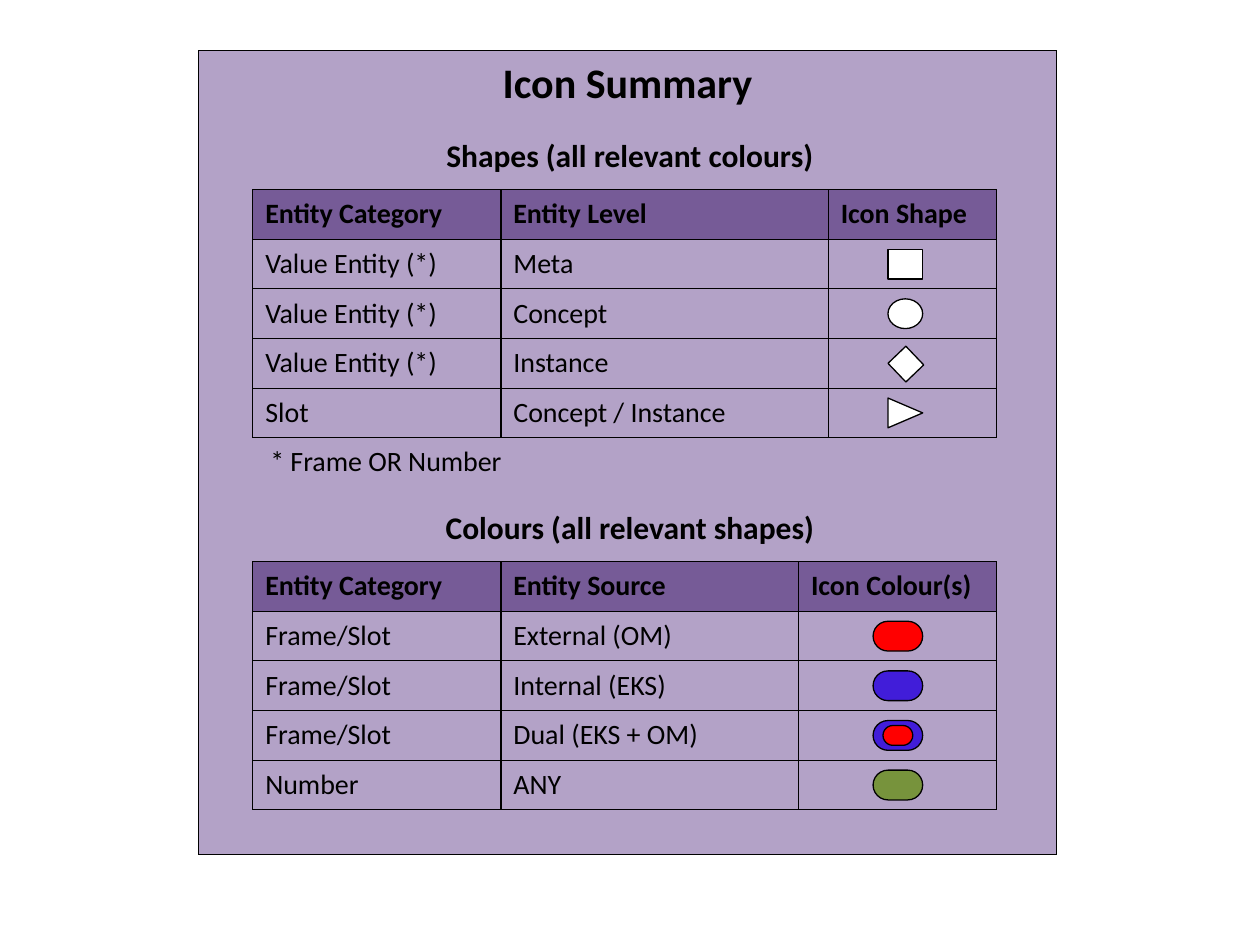
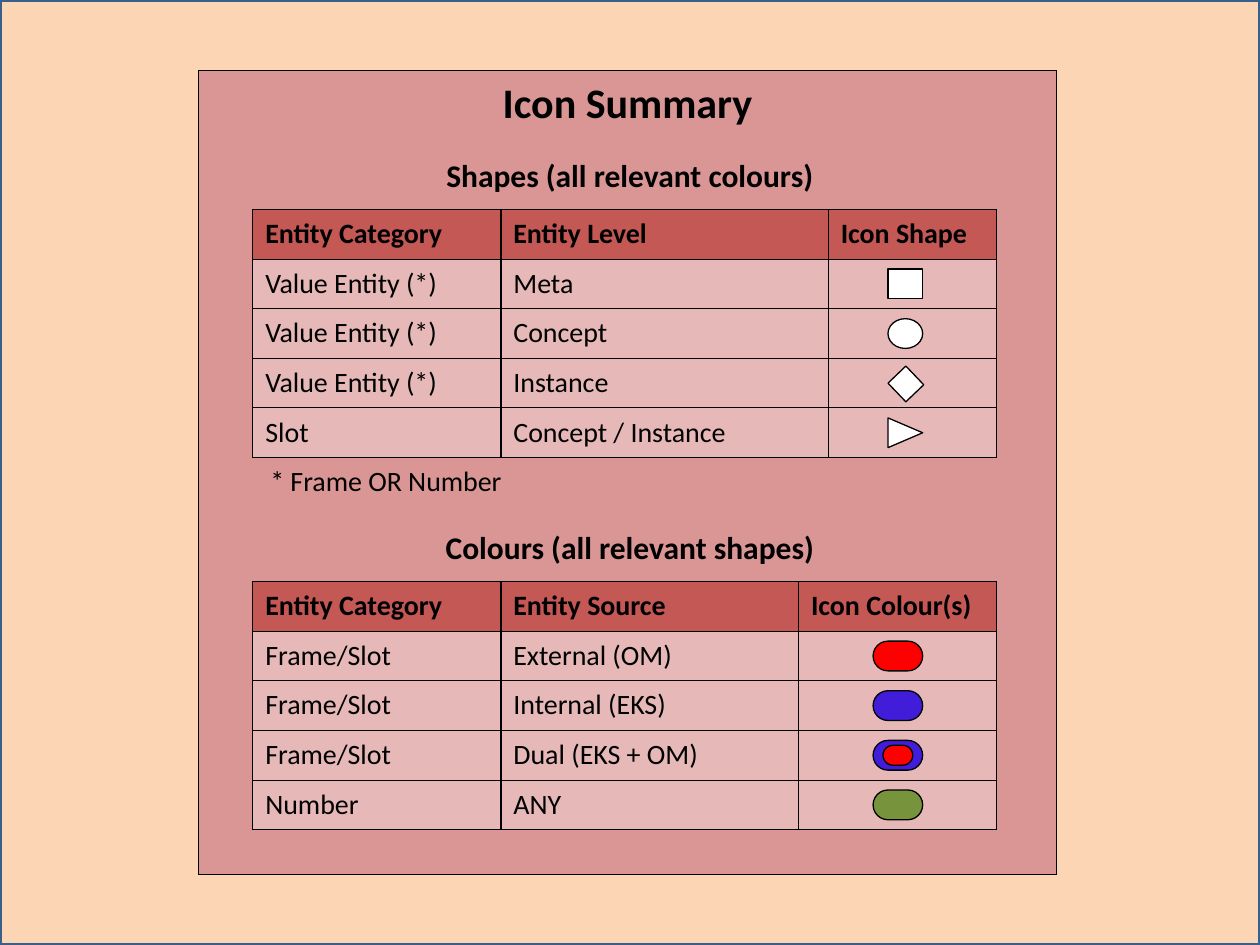
Before and after one commit to colin-puleston/mekon-hobo, a slide deck: slide 9 of docs/MEKON-HOBO Introductory Tutorial.pptx. Drawn at 1260x945 pixels with LibreOffice and Linux fonts; fonts in the diff are those of the drawing. Boxes give left, top, right and bottom in pixels: in the first picture for what was removed or moved away, otherwise in the second. Text is boxed around its words. In the diff, an @@ line names an element or a change of style, - is before the commit and + after.

```diff
--- a/docs/MEKON-HOBO Introductory Tutorial.pptx
+++ b/docs/MEKON-HOBO Introductory Tutorial.pptx
@@ rectangle added at [0,0,1260,945], fill #FCD5B5, outline #3A5F8C 2 pt @@
@@ rectangle "Icon Summary" at [198,71,1056,874]: fill #B3A2C7 to #D99694 @@
@@ fill #765B97 to #C35855 in 6 elements at [501,209,829,261], [253,209,501,261], [828,209,997,261], [799,582,997,631], [253,582,501,631], [501,582,799,631] @@
@@ 33 rectangles, 5 rounded rectangles, 3 texts, 1 triangle, 1 ellipse: place and size @@
-33 rectangles, 5 rounded rectangles, 3 texts, 1 triangle, 1 ellipse at [198,50,1056,854]
+33 rectangles, 5 rounded rectangles, 3 texts, 1 triangle, 1 ellipse at [198,71,1056,874]
@@ fill #B3A2C7 to #E6B9B8 in 24 elements at [501,358,829,407], [253,358,501,407], [253,680,501,730], [501,680,799,730], [501,260,829,309], [253,260,501,309], [501,309,829,358], [253,309,501,358], [501,408,829,457], [253,408,501,457], [253,780,501,829], [501,780,799,829], [253,631,501,680], [501,631,799,680], [253,731,501,780], [501,731,799,780], [828,358,997,407], [799,680,997,730], [828,260,997,309], [828,309,997,358], [828,408,997,457], [799,780,997,829], [799,631,997,680], [799,731,997,780] @@
```
Also in this commit, not shown: 28 other slides changed, 1 slide added.
